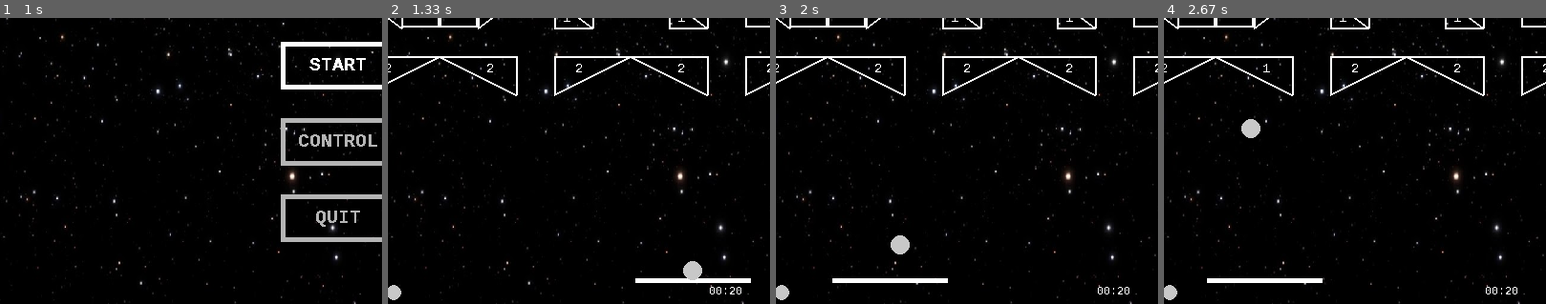
Above: before the commit, frames 1-4 (left to right).
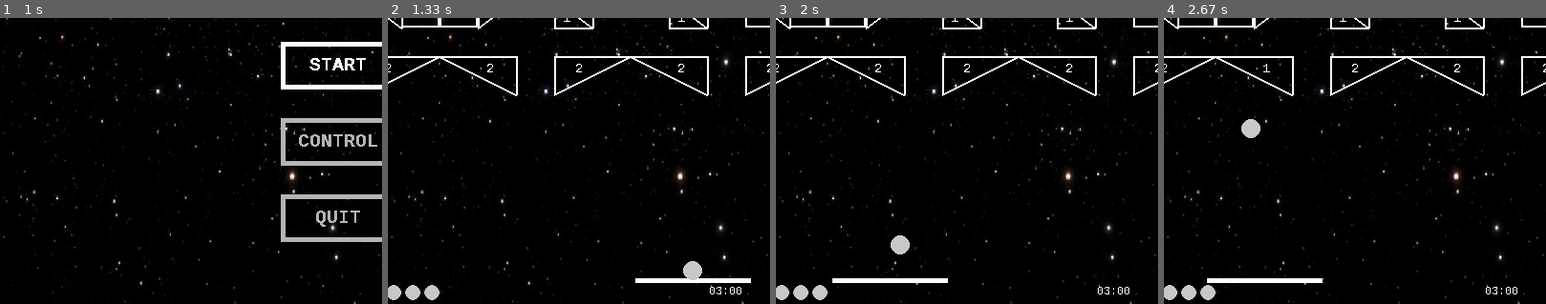
Above: after the commit, the same moments.

Repository: thanhson208s/brick-breaker-pygame
Game: pygame game, started from main.py
Two runs of this game, one before a commit and one after it. Both use one fixed random seed, a clock stepped at 60 frames per second and the inputs below.
Inputs (mouse positions are % of the whole screen's width and height, from its top left):
- Up to frame 1 (1 s): hold C 0.33-0.87 s; hold A 0.33-0.87 s; click (46, 54) at 0.95 s
- Up to frame 2 (1.33 s): hold M from 1.23 s (still down); hold Left from 1.23 s (still down); move the mouse to (82, 47) at 1.27 s
- Up to frame 3 (2 s): release M at 1.77 s; release Left at 1.77 s; hold S from 1.8 s (still down); hold Left from 1.8 s (still down); tap Space at 1.87 s
- Up to frame 4 (2.67 s): tap Space at 2.17 s; release S at 2.33 s; release Left at 2.33 s
The pictures show only the part of the screen within x 6-56%, y 50-100%; the shares and areas given below are measured in that part.

Frame 1 is identical in both runs. In frame 2, 0.3% of the frame differs, in the area x 4-91%, y 93-99%; in frame 3, 0.3%; in frame 4, 0.3%.

Commit message:
add sound lose life, now can toggle sound in all scene

Diff:
--- a/main.py
+++ b/main.py
@@ -28,6 +28,10 @@
 timer = 0
 # === Init all global data === #
 
+# === Utilities === #
+def showConfig():
+    pygame.display.set_caption('Brick Breaker (AUTO:' + str(config.ENABLE_AUTO) + "|CHEAT:" + str(config.ENABLE_CHEAT) + ")")
+
 def showFps():
     fps = clock.get_fps()
     label_fps = fps_font.render("fps: " + "%.2f"%fps, False, constants.WHITE)
@@ -40,6 +44,7 @@
 
     if curScene == constants.GAME_SCENE:
         timer = 0
+# === Utilities === #
 
 # === Menu Scene === #
 def drawMenuButton(text, p):
@@ -86,19 +91,15 @@
                 gameManager.initGame(event.key - pygame.K_0)
             elif event.key == pygame.K_a:
                 config.ENABLE_AUTO = not config.ENABLE_AUTO
-                mess = "Toggle auto: " + str(config.ENABLE_AUTO)
-                subprocess.call("osascript -e '{}'".format("display dialog \"" + mess + "\" with title \"Message\" buttons {\"OK\"}"), shell=True)
+                showConfig()
             elif event.key == pygame.K_m:
                 config.ENABLE_MUSIC = not config.ENABLE_MUSIC
                 soundManager.onToggleMusic()
             elif event.key == pygame.K_c:
                 config.ENABLE_CHEAT = not config.ENABLE_CHEAT
-                mess = "Toggle cheat: " + str(config.ENABLE_CHEAT)
-                subprocess.call("osascript -e '{}'".format("display dialog \"" + mess + "\" with title \"Message\" buttons {\"OK\"}"), shell=True)
+                showConfig()
             elif event.key == pygame.K_s:
                 config.ENABLE_SFX = not config.ENABLE_SFX
-                mess = "Toggle sfx: " + str(config.ENABLE_SFX)
-                subprocess.call("osascript -e '{}'".format("display dialog \"" + mess + "\" with title \"Message\" buttons {\"OK\"}"), shell=True)
     # 2. process data
     # nothing to process
 
@@ -189,6 +190,11 @@
                 switchScene(constants.MENU_SCENE)
             elif event.key == pygame.K_TAB:
                 gameManager.pauseGame()
+            elif event.key == pygame.K_s:
+                config.ENABLE_SFX = not config.ENABLE_SFX
+            elif event.key == pygame.K_m:
+                config.ENABLE_MUSIC = not config.ENABLE_MUSIC
+                soundManager.onToggleMusic()
 
     # 2. process data
     timer += clock.get_time()
@@ -221,6 +227,11 @@
         elif event.type == pygame.KEYUP:
             if event.key in [pygame.K_ESCAPE, pygame.K_TAB]:
                 switchScene(constants.MENU_SCENE)
+            elif event.key == pygame.K_s:
+                config.ENABLE_SFX = not config.ENABLE_SFX
+            elif event.key == pygame.K_m:
+                config.ENABLE_MUSIC = not config.ENABLE_MUSIC
+                soundManager.onToggleMusic()
     # 2. process data
     # nothing to process
 
@@ -254,6 +265,7 @@
 # === main loop === #
 print('Game has started!')
 soundManager.playTheme()
+showConfig()
 while running:
     clock.tick(120)
     screen.fill(constants.BLACK)
--- a/src/config.py
+++ b/src/config.py
@@ -23,17 +23,21 @@
 POINT_DECREASE_VALUE = 2
 
 POINT_PER_HP = 5
-TOTAL_TIME = 20
+TOTAL_TIME = 180
 FRAME_TIME = 10
-TOTAL_LIFE = 3
+TOTAL_LIFE = 5
 
+## Enable
 ENABLE_CHEAT = False
 ENABLE_AUTO = False
 ENABLE_SFX = True
 ENABLE_MUSIC = False
 
+
+## Path
 MAP_FOLDER = '/Users/lap14008/Programming/Game Programming/pygame/res/maps/'
 DEFAULT_MAP = '/Users/lap14008/Programming/Game Programming/pygame/res/map.json'
 
+## Credit
 VERSION = "1.0"
 AUTHOR = "Son Bui"
--- a/src/gamedata.py
+++ b/src/gamedata.py
@@ -172,6 +172,7 @@
                         SoundManager.instance().playLoseEffect()
                     else:
                         self.reviveGame()
+                        SoundManager.instance().playLoseLifeEffect()
                 elif self.remainTime <= 0:
                     self.state = GameManager.LOSE
                     SoundManager.instance().playLoseEffect()
--- a/src/sound.py
+++ b/src/sound.py
@@ -9,6 +9,7 @@
     SCENE_TRANS_PATH = "res/audio/scene_trans.wav"
     WIN_PATH = "res/audio/win.wav"
     LOSE_PATH = "res/audio/lose.wav"
+    LOSE_LIFE_PATH = "res/audio/lose_life.wav"
 
     def __init__(self):
         pygame.mixer.music.load(SoundManager.THEME_PATH)
@@ -20,6 +21,7 @@
         self.scene_trans_effect = pygame.mixer.Sound(SoundManager.SCENE_TRANS_PATH)
         self.win_effect = pygame.mixer.Sound(SoundManager.WIN_PATH)
         self.lose_effect = pygame.mixer.Sound(SoundManager.LOSE_PATH)
+        self.lose_life_effect = pygame.mixer.Sound(SoundManager.LOSE_LIFE_PATH)
 
     def instance():
         if SoundManager._instance is None:
@@ -59,3 +61,7 @@
     def playLoseEffect(self):
         if config.ENABLE_SFX:
             self.lose_effect.play()
+
+    def playLoseLifeEffect(self):
+        if config.ENABLE_SFX:
+            self.lose_life_effect.play()
Not shown, added: res/audio/lose_life.wav
